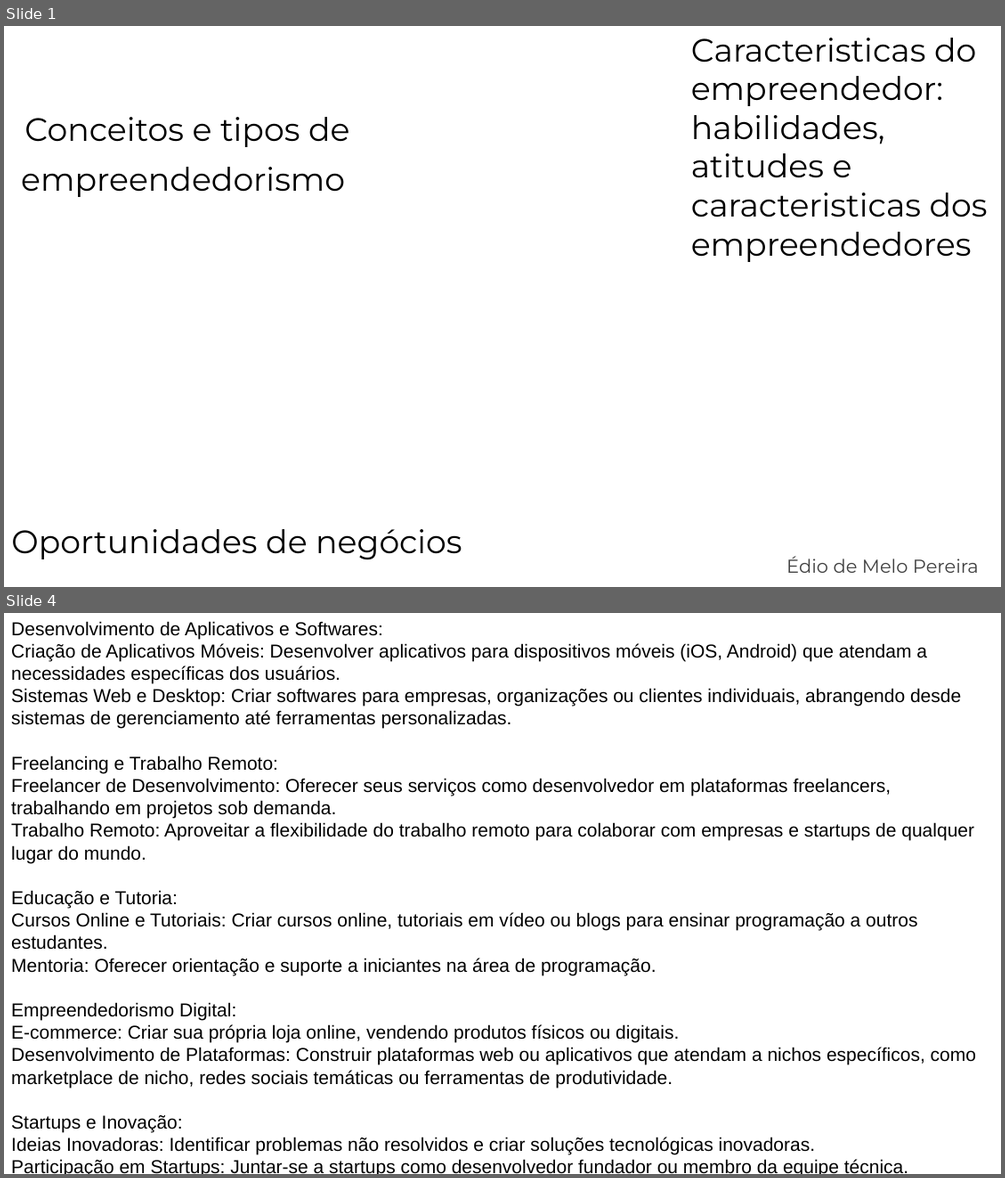
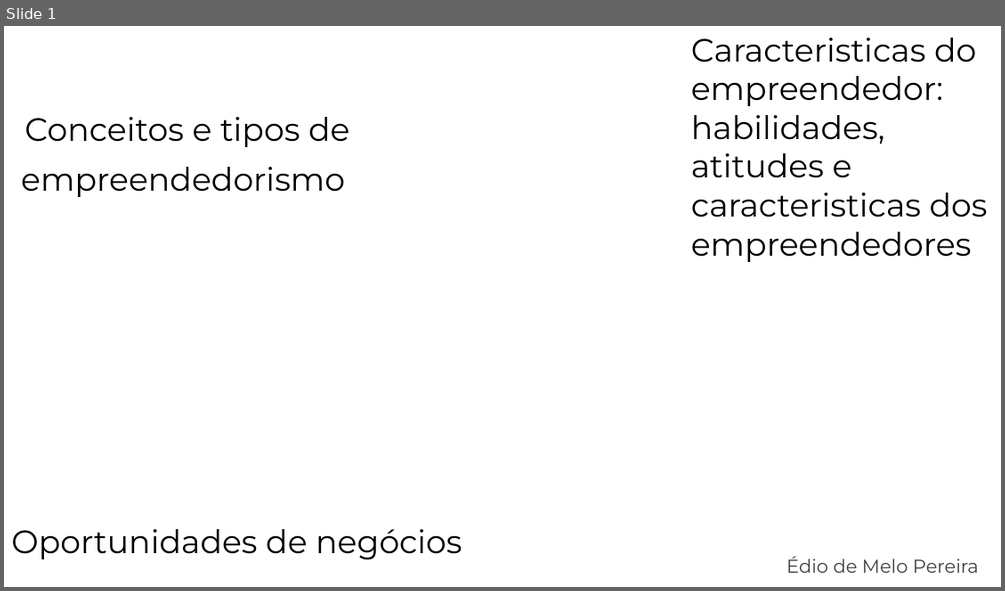
Before and after one commit to E-Mello/PS_Aulas, a slide deck: Aula_07_Conceitos_e_tipos_de_empreendedorismo-Caracteristicas do empreendedor--habilidades_atitudes_e_caracteristicas_dos_empreendedores-Oportunidades_de_negocios/Aula_07.pptx. Shown one above the other, each under a label of ours: slides 1 and 4 before the commit, slide 1 after it; the slides between them are not shown. The pictures are 1005x1178 and 1005x591 pixels, drawn with LibreOffice and Linux fonts; fonts in the diff are those of the drawing; background and template pictures are left out. Boxes give left, top, right and bottom in pixels: in the first picture for what was removed or moved away, otherwise in the second. Text is boxed around its words. In the diff, an @@ line names an element or a change of style, - is before the commit and + after.

```diff
--- a/Aula_07_Conceitos_e_tipos_de_empreendedorismo-Caracteristicas do empreendedor--habilidades_atitudes_e_caracteristicas_dos_empreendedores-Oportunidades_de_negocios/Aula_07.pptx
+++ b/Aula_07_Conceitos_e_tipos_de_empreendedorismo-Caracteristicas do empreendedor--habilidades_atitudes_e_caracteristicas_dos_empreendedores-Oportunidades_de_negocios/Aula_07.pptx
@@ slide 4 removed at bbox=[4, 613, 1001, 1174], background picture (left out) @@
@@ text removed at bbox=[11, 621, 976, 1174] @@
-Desenvolvimento de Aplicativos e Softwares:
-Criação de Aplicativos Móveis: Desenvolver aplicativos para dispositivos móveis (iOS, Android) que atendam a necessidades específicas dos usuários.
-Sistemas Web e Desktop: Criar softwares para empresas, organizações ou clientes individuais, abrangendo desde sistemas de gerenciamento até ferramentas personalizadas.
-Freelancing e Trabalho Remoto:
-Freelancer de Desenvolvimento: Oferecer seus serviços como desenvolvedor em plataformas freelancers, trabalhando em projetos sob demanda.
-Trabalho Remoto: Aproveitar a flexibilidade do trabalho remoto para colaborar com empresas e startups de qualquer lugar do mundo.
-Educação e Tutoria:
-Cursos Online e Tutoriais: Criar cursos online, tutoriais em vídeo ou blogs para ensinar programação a outros estudantes.
-Mentoria: Oferecer orientação e suporte a iniciantes na área de programação.
-Empreendedorismo Digital:
-E-commerce: Criar sua própria loja online, vendendo produtos físicos ou digitais.
-Desenvolvimento de Plataformas: Construir plataformas web ou aplicativos que atendam a nichos específicos, como marketplace de nicho, redes sociais temáticas ou ferramentas de produtividade.
-Startups e Inovação:
-Ideias Inovadoras: Identificar problemas não resolvidos e criar soluções tecnológicas inovadoras.
-Participação em Startups: Juntar-se a startups como desenvolvedor fundador ou membro da equipe técnica.
-Pesquisa e Desenvolvimento:
-Exploração Tecnológica: Trabalhar em projetos de pesquisa e desenvolvimento, especialmente em empresas que investem em experimentos de alto risco e alto potencial de retorno.
```
Also in this commit, not shown: 1 slide changed, 14 slides added, 2 other slides removed, 1 other file.
